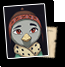
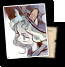
Layers edited between the first and the second 65 × 67 image:
removed layer "Layer 7" over <box>4,4,48,58</box>
removed layer "Layer 6" over <box>4,4,48,58</box>
removed layer "Layer 5" over <box>4,4,48,58</box>
removed layer "Layer 4" over <box>4,4,48,58</box>
painted on "Layer 3" over <box>4,4,48,58</box>
painted on "Layer 2" over <box>4,4,48,58</box>
